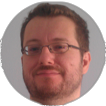
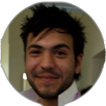
The second 106px x 106px image is a revision of the first. Changes to its layers:
added layer "nikosd" above "pagojo" over left=0, top=1, right=106, bottom=106
hid "pagojo" over left=0, top=1, right=106, bottom=106
